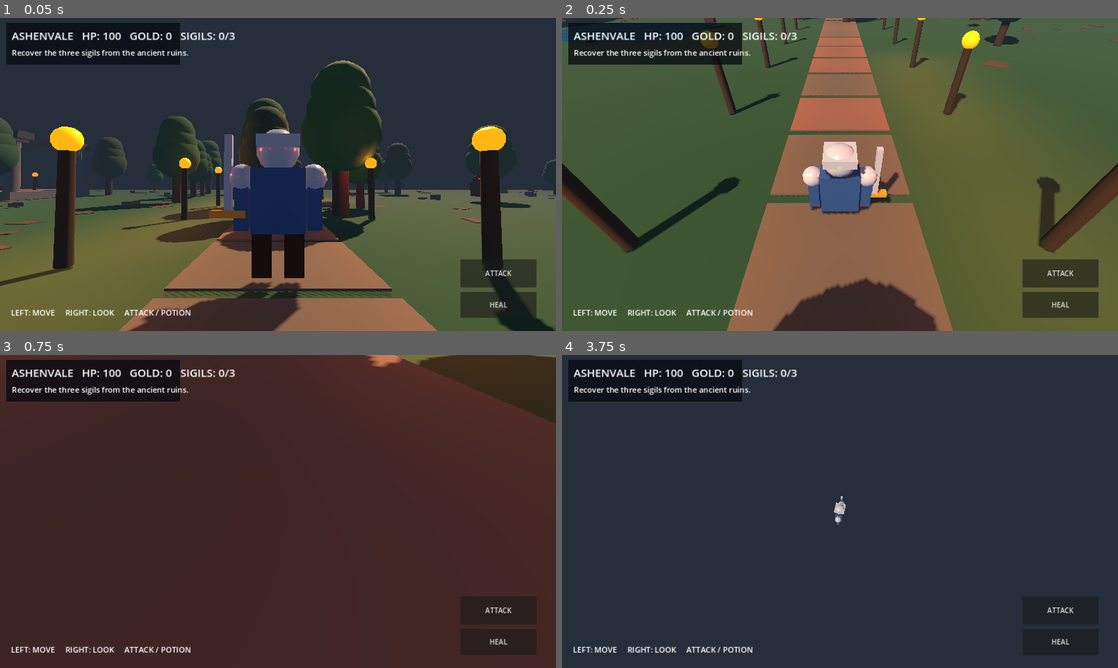
Above: before the commit, frames 1-4 (two rows, left to right).
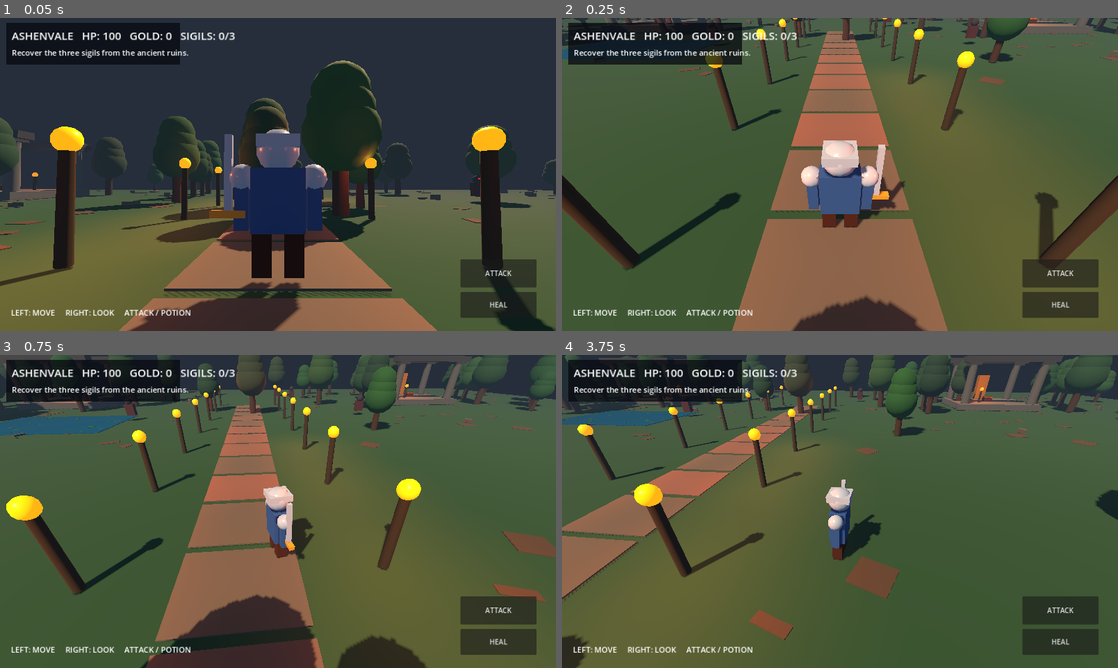
Above: after the commit, the same moments.

Repository: 82gtstang/MindControl
Game: Godot game, scene res://world.tscn
Two runs of this game, one before a commit and one after it. Both use one fixed random seed, a clock stepped at 60 frames per second and the inputs below.
Inputs (mouse positions are in pixels of both pictures, inside the frame that each line leads up to):
- Up to frame 1 (0.05 s): no input
- Up to frame 2 (0.25 s): no input
- Up to frame 3 (0.75 s): move the mouse to (400, 495) at 0.52 s; hold Right (ui_right) from 0.53 s (still down); click (400, 495) at 0.67 s
- Up to frame 4 (3.75 s): release Right (ui_right) at 1.25 s; drag from (728, 527) to (812, 574) at 1.27 s; move the mouse to (895, 442) at 2.02 s; hold Right (ui_right) 2.03-2.75 s; drag from (812, 574) to (673, 464) at 2.77 s; move the mouse to (1006, 558) at 3.52 s; hold Left (ui_left) from 3.53 s (still down)

Frame 1 is identical in both runs. In frame 2, 17% of the frame differs, in the area x 0-100%, y 0-100%; in frame 3, 86%; in frame 4, 86%.

Commit message:
Add ground collision and correct movement axes

Diff:
--- a/godot/world.gd
+++ b/godot/world.gd
@@ -110,7 +110,15 @@
 
 func _create_ground() -> void:
 	var grass := material(Color(0.16, 0.29, 0.19))
-	box_mesh(self, Vector3(116, 0.4, 116), Vector3(0, -0.25, 0), grass)
+	var floor_body := StaticBody3D.new()
+	add_child(floor_body)
+	box_mesh(floor_body, Vector3(116, 0.4, 116), Vector3(0, -0.25, 0), grass)
+	var floor_shape := CollisionShape3D.new()
+	var floor_box := BoxShape3D.new()
+	floor_box.size = Vector3(116, 0.4, 116)
+	floor_shape.shape = floor_box
+	floor_shape.position = Vector3(0, -0.25, 0)
+	floor_body.add_child(floor_shape)
 	var stone := material(Color(0.36, 0.32, 0.29))
 	var dirt := material(Color(0.30, 0.24, 0.19))
 	for i in range(240):
@@ -328,9 +336,9 @@
 	axis.x += Input.get_axis("ui_left", "ui_right")
 	axis.y += Input.get_axis("ui_up", "ui_down")
 	axis = axis.limit_length(1)
-	var forward := Vector3(-sin(yaw), 0, -cos(yaw))
+	var forward := Vector3(sin(yaw), 0, cos(yaw))
 	var right := Vector3(cos(yaw), 0, -sin(yaw))
-	var direction := right * axis.x - forward * axis.y
+	var direction := right * axis.x + forward * axis.y
 	if direction.length() > .1:
 		hero.velocity.x = direction.x * WALK_SPEED
 		hero.velocity.z = direction.z * WALK_SPEED
